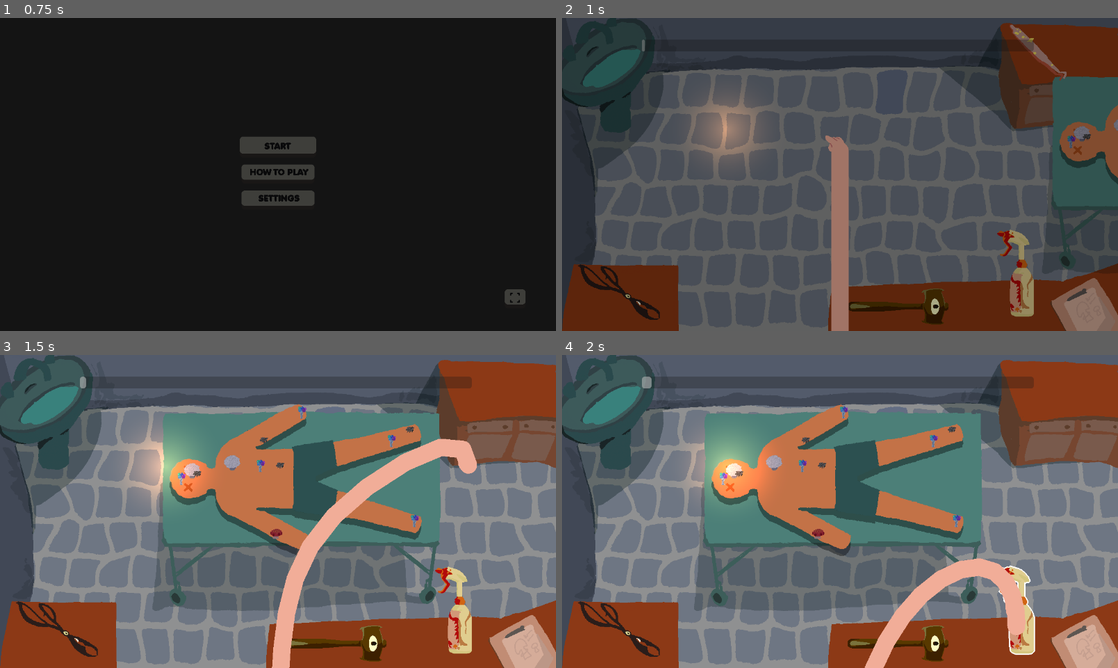
Above: before the commit, frames 1-4 (two rows, left to right).
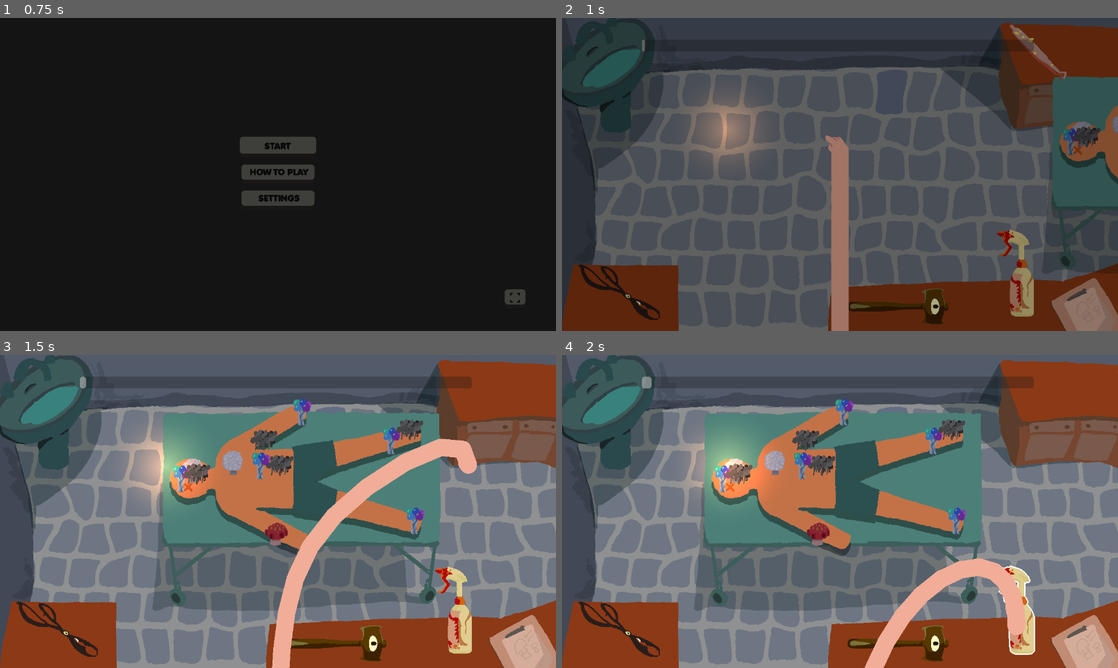
Above: after the commit, the same moments.

Repository: IsaacCerejo/wild-jam-87
Game: Godot game, scene res://scenes/game_controller/game_controller.tscn
The game is run twice, just before and just after one commit, with the same random seed, the same clock (stepped at 60 frames per second) and the same inputs. The engine's default icon, where the game draws it, is replaced by a stand-in: a white triangle on a blue panel in a dark square. Sound files missing from this copy of the repository are replaced by a short silence.
Inputs (mouse positions are in pixels of both pictures, inside the frame that each line leads up to):
- Up to frame 1 (0.75 s): click "START" at 0.5 s
- Up to frame 2 (1 s): no input
- Up to frame 3 (1.5 s): drag from (478, 389) to (455, 611) at 1.27 s
- Up to frame 4 (2 s): no input

Frame 1 is identical in both runs. In frame 2, 0.4% of the frame differs, in the area x 90-100%, y 31-44%; in frame 3, 1.9%, in the area x 31-77%, y 14-61%; in frame 4, 1.8%.

Commit message:
asset: resize mushrooms

Diff:
--- a/scenes/main_game/mushroom.tscn
+++ b/scenes/main_game/mushroom.tscn
@@ -1,8 +1,7 @@
-[gd_scene load_steps=10 format=3 uid="uid://cfxgo5ye53do0"]
+[gd_scene load_steps=9 format=3 uid="uid://cfxgo5ye53do0"]
 
 [ext_resource type="Script" uid="uid://4yfpdxitkbji" path="res://scripts/main_game/mushroom.gd" id="1_0echp"]
 [ext_resource type="PackedScene" uid="uid://d4kyst7qokxst" path="res://scenes/main_game/hit_particles.tscn" id="2_bmcli"]
-[ext_resource type="Texture2D" uid="uid://cq78o0i5acgfx" path="res://assets/icons/icon.svg" id="2_gcnpq"]
 [ext_resource type="Texture2D" uid="uid://dk30wqwr1hfke" path="res://assets/mushrooms/Tall Mushroom 2head.PNG" id="2_uolev"]
 [ext_resource type="Texture2D" uid="uid://by7xnoiugdjn7" path="res://assets/mushrooms/Peste Negra.PNG" id="3_d1t27"]
 [ext_resource type="Texture2D" uid="uid://0hfxyqucojp5" path="res://assets/mushrooms/Tall Mushroom_twist.PNG" id="4_07w8a"]
@@ -14,14 +13,13 @@
 
 [node name="Mushroom" type="Area2D"]
 script = ExtResource("1_0echp")
-mushroom_types = [ExtResource("2_uolev"), ExtResource("3_d1t27"), ExtResource("4_07w8a"), ExtResource("5_o5qdp"), ExtResource("6_b04kb")]
+mushroom_types = Array[Texture2D]([ExtResource("2_uolev"), ExtResource("3_d1t27"), ExtResource("4_07w8a"), ExtResource("5_o5qdp"), ExtResource("6_b04kb")])
 
 [node name="Sprite2D" type="Sprite2D" parent="."]
 unique_name_in_owner = true
 light_mask = 2
 visibility_layer = 2
-scale = Vector2(0.2688431, 0.26987308)
-texture = ExtResource("2_gcnpq")
+texture = ExtResource("2_uolev")
 
 [node name="GPUParticles2D" parent="." instance=ExtResource("2_bmcli")]
 unique_name_in_owner = true
Binary file changed: assets/mushrooms/GloomRedshroom.PNG
Binary file changed: assets/mushrooms/Peste Negra.PNG
Binary file changed: assets/mushrooms/Stone Mushroom.PNG
Binary file changed: assets/mushrooms/Tall Mushroom 2head.PNG
Binary file changed: assets/mushrooms/Tall Mushroom_twist.PNG
